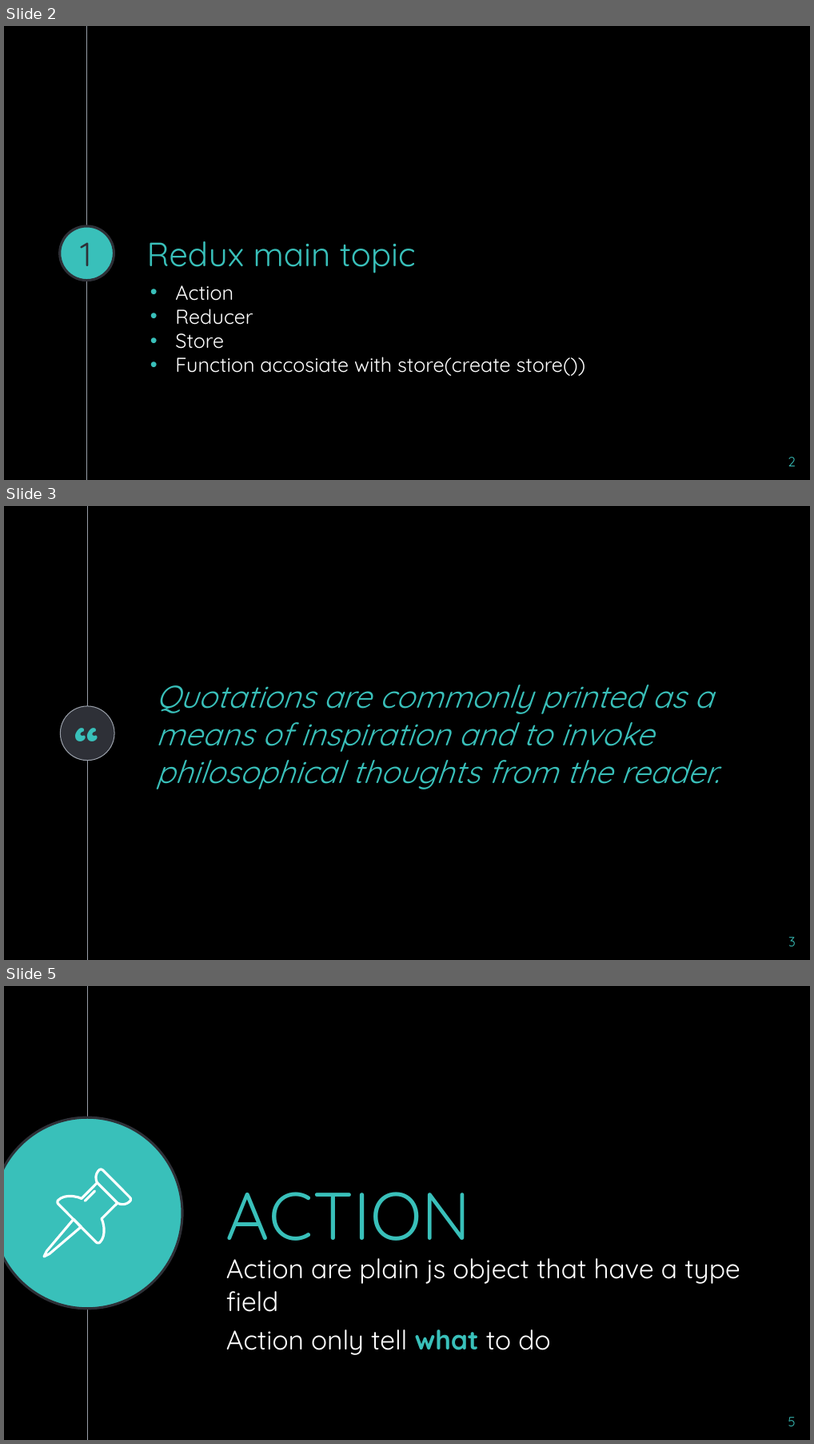
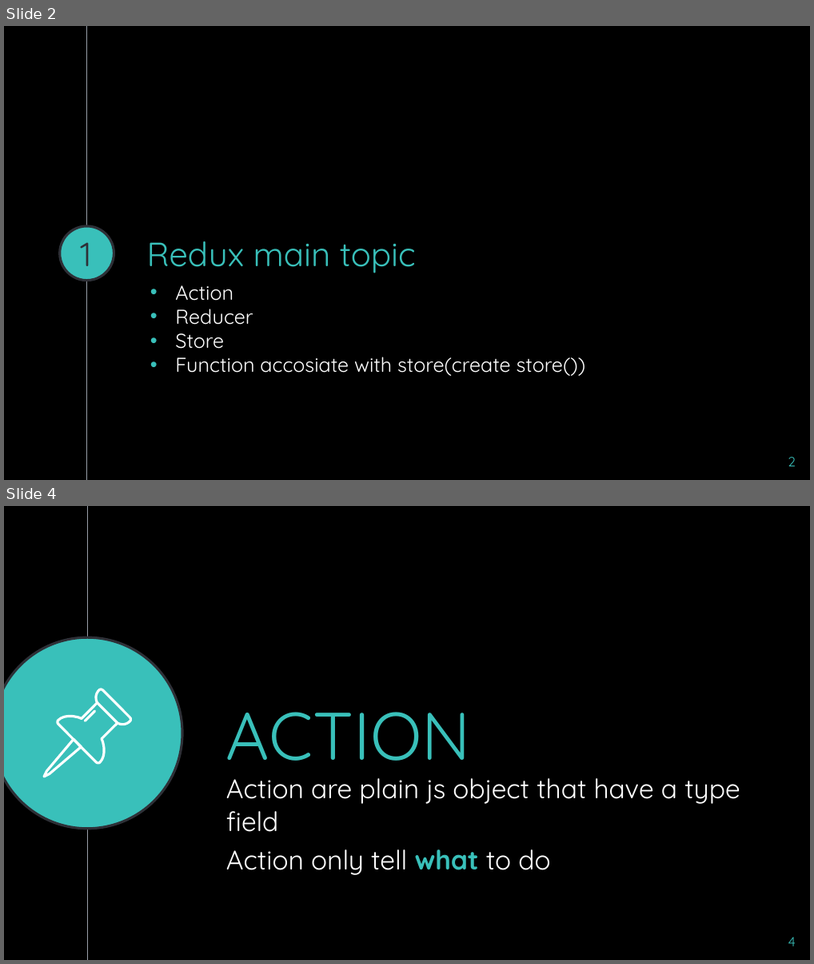
Before and after one commit to milankatira/REACT-REDUX, a slide deck: REACT-REDUX.pptx. Shown one above the other, each under a label of ours: slides 2, 3 and 5 before the commit, slides 2 and 4 after it; the slides between them are not shown. The pictures are 814x1444 and 814x964 pixels, drawn with LibreOffice and Linux fonts; fonts in the diff are those of the drawing. Boxes give left, top, right and bottom in pixels: in the first picture for what was removed or moved away, otherwise in the second. Text is boxed around its words. In the diff, an @@ line names an element or a change of style, - is before the commit and + after.

```diff
--- a/REACT-REDUX.pptx
+++ b/REACT-REDUX.pptx
@@ slide 3 removed at box(4, 506, 810, 960), background #000000; not listed: 1 template element that a slide beside it also shows @@
@@ text removed at box(156, 684, 719, 789) @@
-Quotations are commonly printed as a means of inspiration and to invoke philosophical thoughts from the reader.
@@ text removed at box(29, 704, 144, 761) @@
-“
@@ ellipse removed at box(61, 706, 114, 760) @@
@@ page number removed at box(789, 936, 796, 946) @@
-3
@@ what was slide 5 is now slide 4 @@
@@ page number at box(789, 936, 796, 946): text changed @@
-5
+4
```
Also in this commit, not shown: 1 slide changed, 40 other files.
